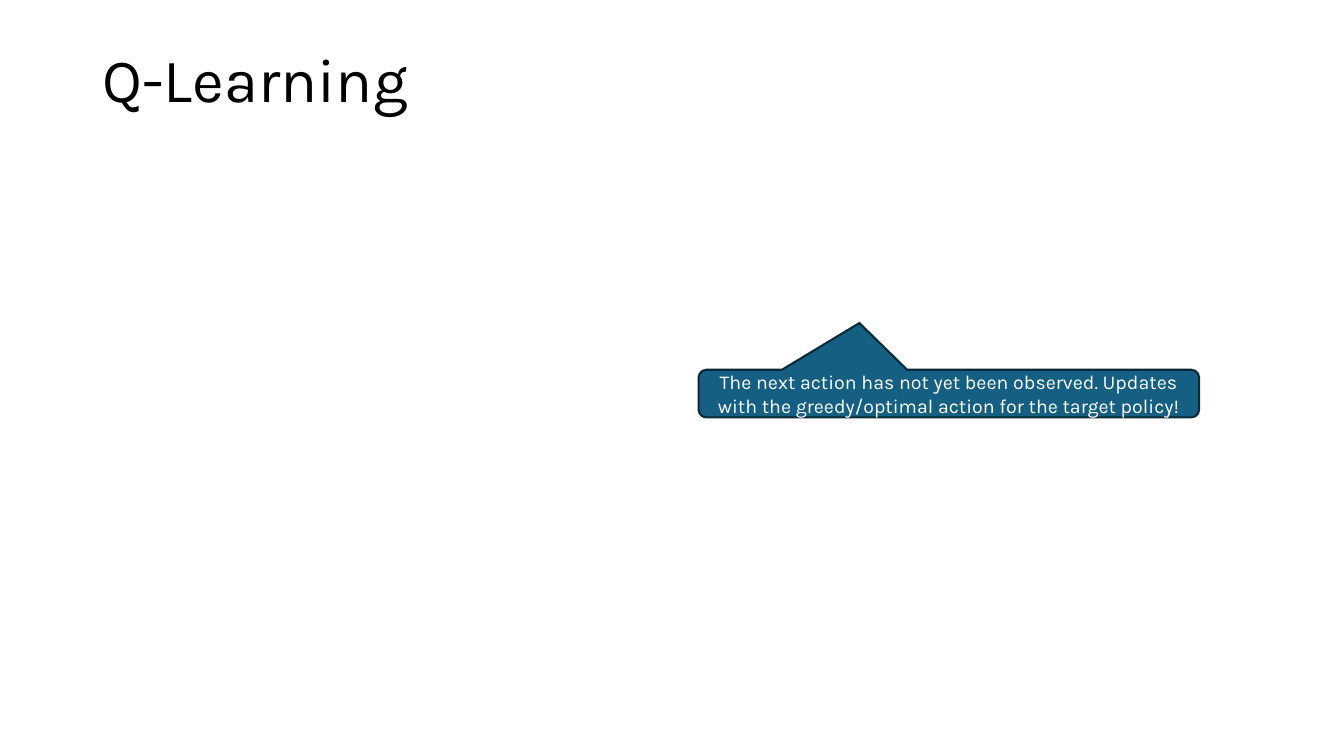
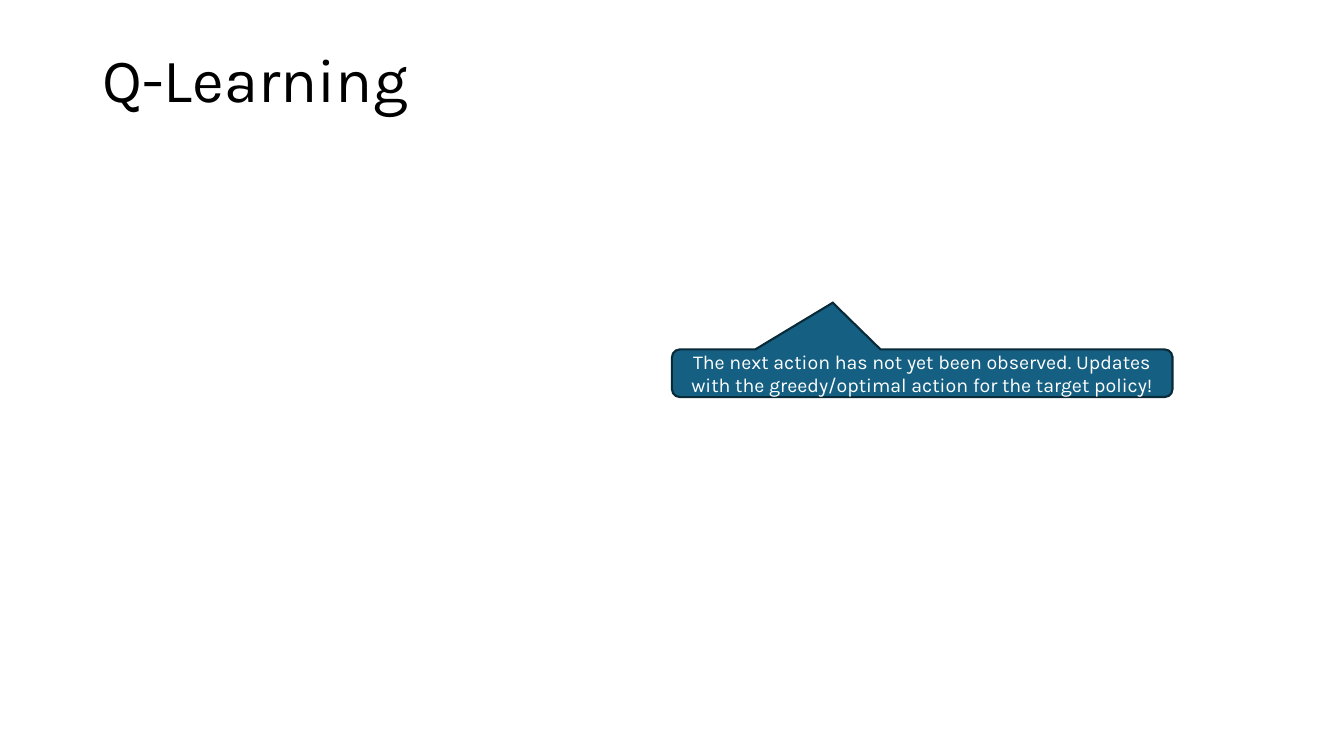
Before and after one commit to mhahsler/Introduction_to_Reinforcement_Learning, a slide deck: slide 15 of slides/Lecture_Chapter06.pptx. Drawn at 1344x756 pixels with LibreOffice and Linux fonts; fonts in the diff are those of the drawing; grey boxes stand for pictures. Boxes give left, top, right and bottom in pixels: in the first picture for what was removed or moved away, otherwise in the second. Text is boxed around its words. In the diff, an @@ line names an element or a change of style, - is before the commit and + after.

```diff
--- a/slides/Lecture_Chapter06.pptx
+++ b/slides/Lecture_Chapter06.pptx
@@ rounded speech box "The next action has not ...": place and size @@
-rounded speech box "The next action has not ..." at (699, 370, 1200, 417)
+rounded speech box "The next action has not ..." at (673, 350, 1174, 397)
```
Also in this commit, not shown: 7 other slides changed, 1 other file.
